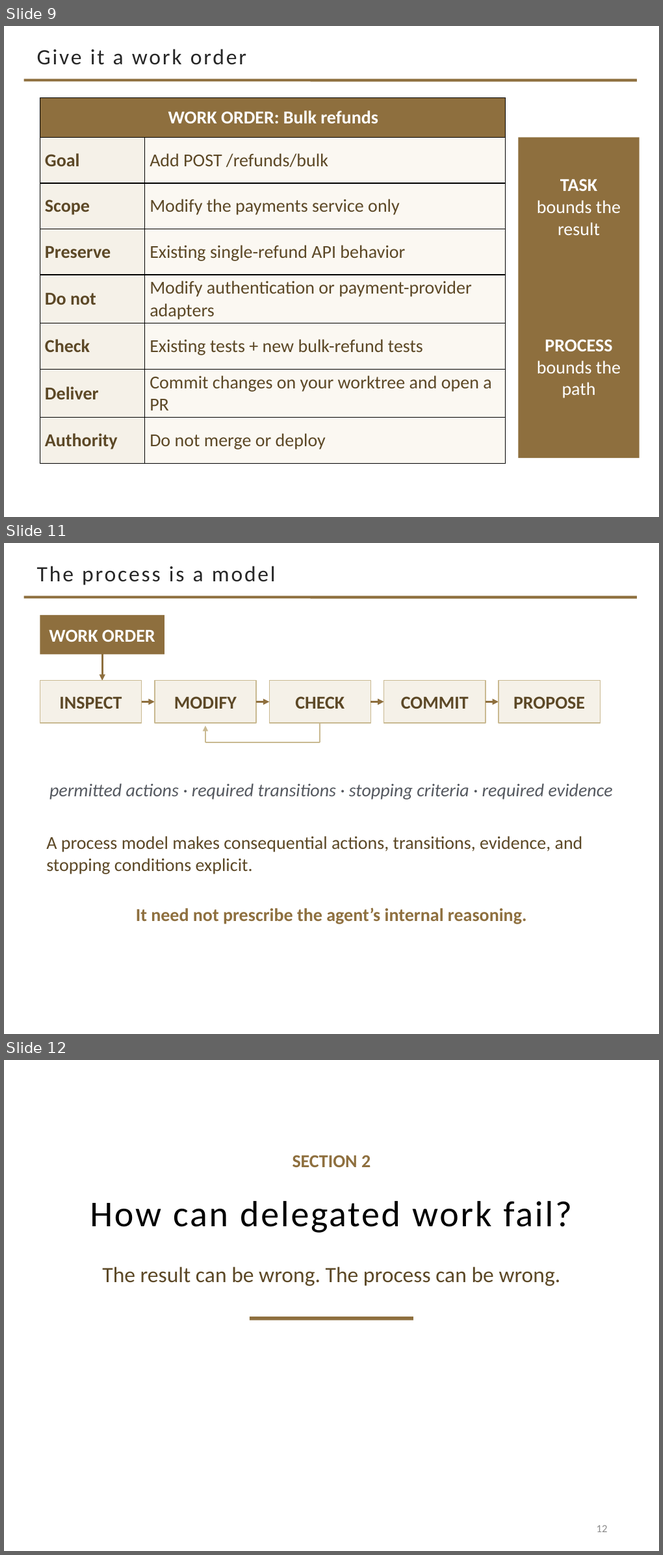
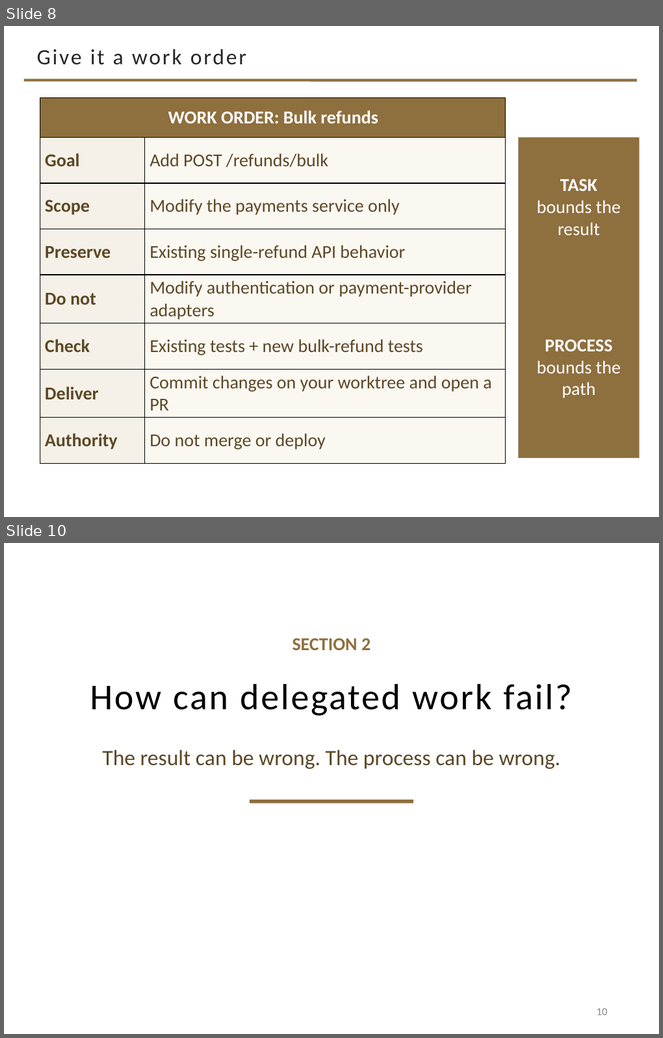
Before and after one commit to davisjam/model-based-agentic-software-engineering, a slide deck: course/lectures/act-2-delegation-and-control/03-alignment/2-3-Alignment.pptx. Shown one above the other, each under a label of ours: slides 9, 11 and 12 before the commit, slides 8 and 10 after it; the slides between them are not shown. The pictures are 663x1555 and 663x1038 pixels, drawn with LibreOffice and Linux fonts; fonts in the diff are those of the drawing; background and template pictures are left out. Boxes give left, top, right and bottom in pixels: in the first picture for what was removed or moved away, otherwise in the second. Text is boxed around its words. In the diff, an @@ line names an element or a change of style, - is before the commit and + after.

Commit message:
deck 2-3: section 1 — work-environment recap deleted; DoF columns + process strip merge into Bound-consequential-degrees-of-freedom (31->29)

```diff
--- a/course/lectures/act-2-delegation-and-control/03-alignment/2-3-Alignment.pptx
+++ b/course/lectures/act-2-delegation-and-control/03-alignment/2-3-Alignment.pptx
@@ slide 11 removed at <box>4,543,659,1034</box>, background #FFFFFF; not listed: 1 template element that a slide beside it also shows @@
@@ title removed at <box>37,566,276,585</box> @@
-The process is a model
@@ rectangle removed at <box>40,615,165,654</box> @@
-WORK ORDER
@@ arrow removed from (102, 654) to (102, 681) @@
@@ rectangle removed at <box>40,681,142,723</box> @@
-INSPECT
@@ rectangle removed at <box>155,681,256,723</box> @@
-MODIFY
@@ rectangle removed at <box>269,681,371,723</box> @@
-CHECK
@@ rectangle removed at <box>384,681,486,723</box> @@
-COMMIT
@@ rectangle removed at <box>499,681,600,723</box> @@
-PROPOSE
@@ arrow removed from (142, 702) to (155, 702) @@
@@ arrow removed from (256, 702) to (269, 702) @@
@@ arrow removed from (371, 702) to (384, 702) @@
@@ arrow removed from (486, 702) to (499, 702) @@
@@ arrow removed from (205, 743) to (205, 726) @@
@@ line removed from (321, 723) to (321, 743) @@
@@ line removed from (321, 743) to (205, 743) @@
@@ text removed at <box>50,783,613,800</box> @@
-permitted actions · required transitions · stopping criteria · required evidence
@@ text removed at <box>46,836,583,875</box> @@
-A process model makes consequential actions, transitions, evidence, and stopping conditions explicit.
@@ text removed at <box>136,908,527,925</box> @@
-It need not prescribe the agent’s internal reasoning.
@@ what was slide 9 is now slide 8 @@
@@ what was slide 12 is now slide 10 @@
@@ page number at <box>597,1008,608,1016</box>: text changed @@
-12
+10
```
Also in this commit, not shown: 1 slide changed, 1 other slide removed.
